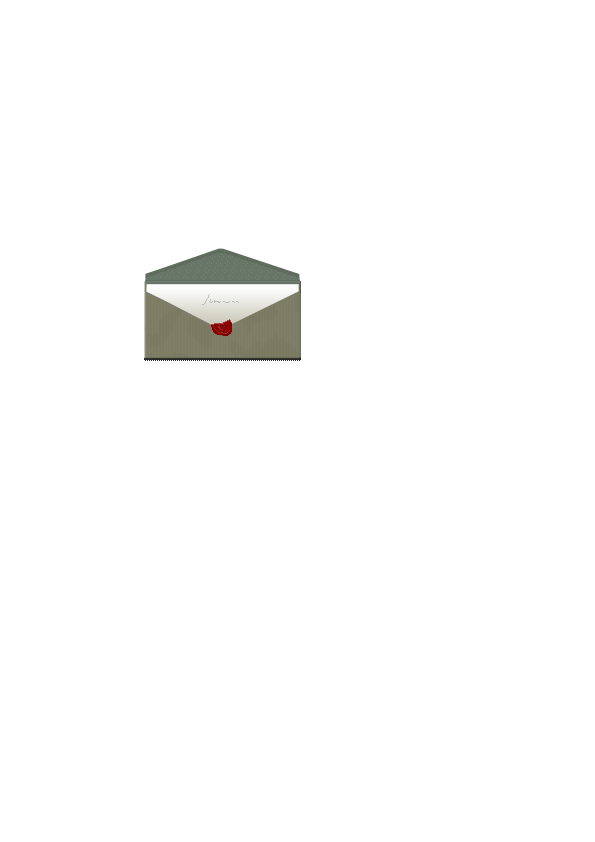
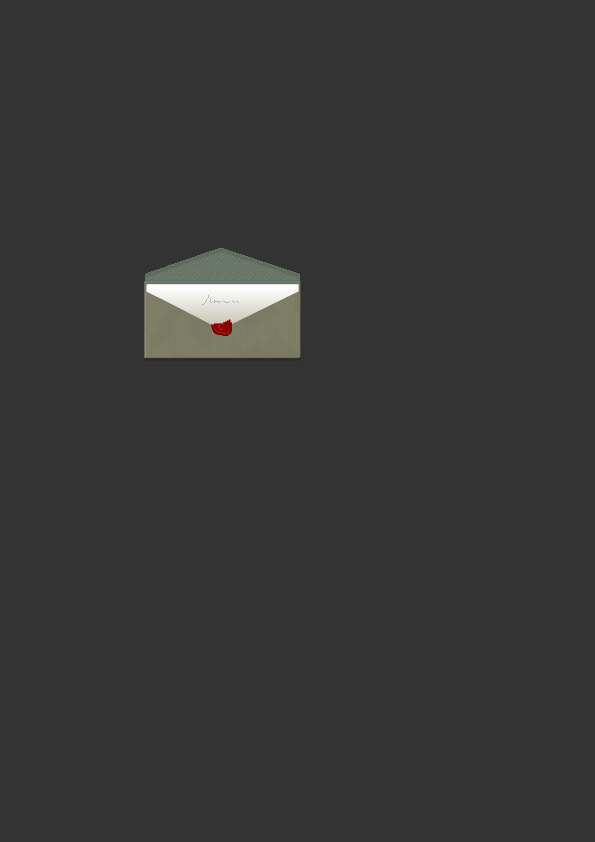
Comparing the layer stacks of the two 595 x 842 images. Changes:
added layer "Calque 18" in group "open" over (145, 248, 300, 282)
hid "Forme 2 copie 2" over (145, 248, 300, 282)
painted on "Forme 1" over (300, 282, 301, 304)
showed "Calque 11" over (0, 0, 595, 842)
